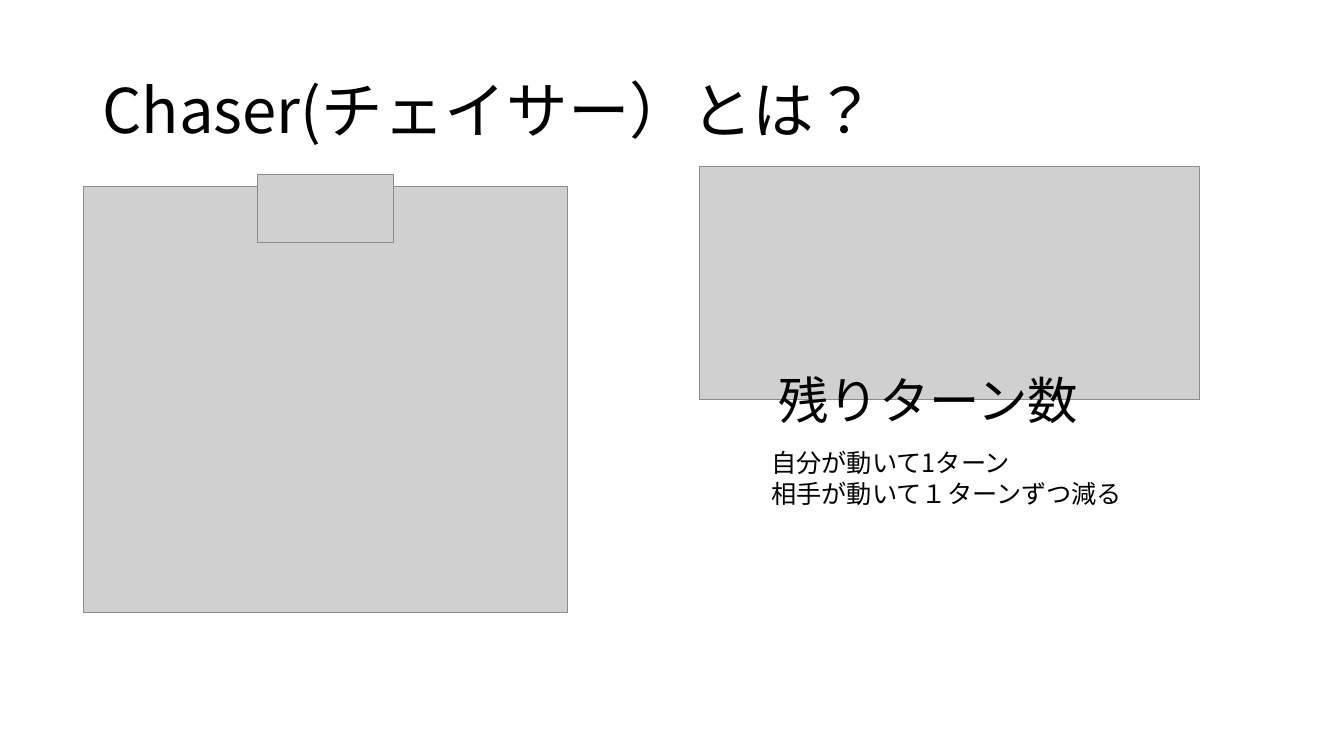
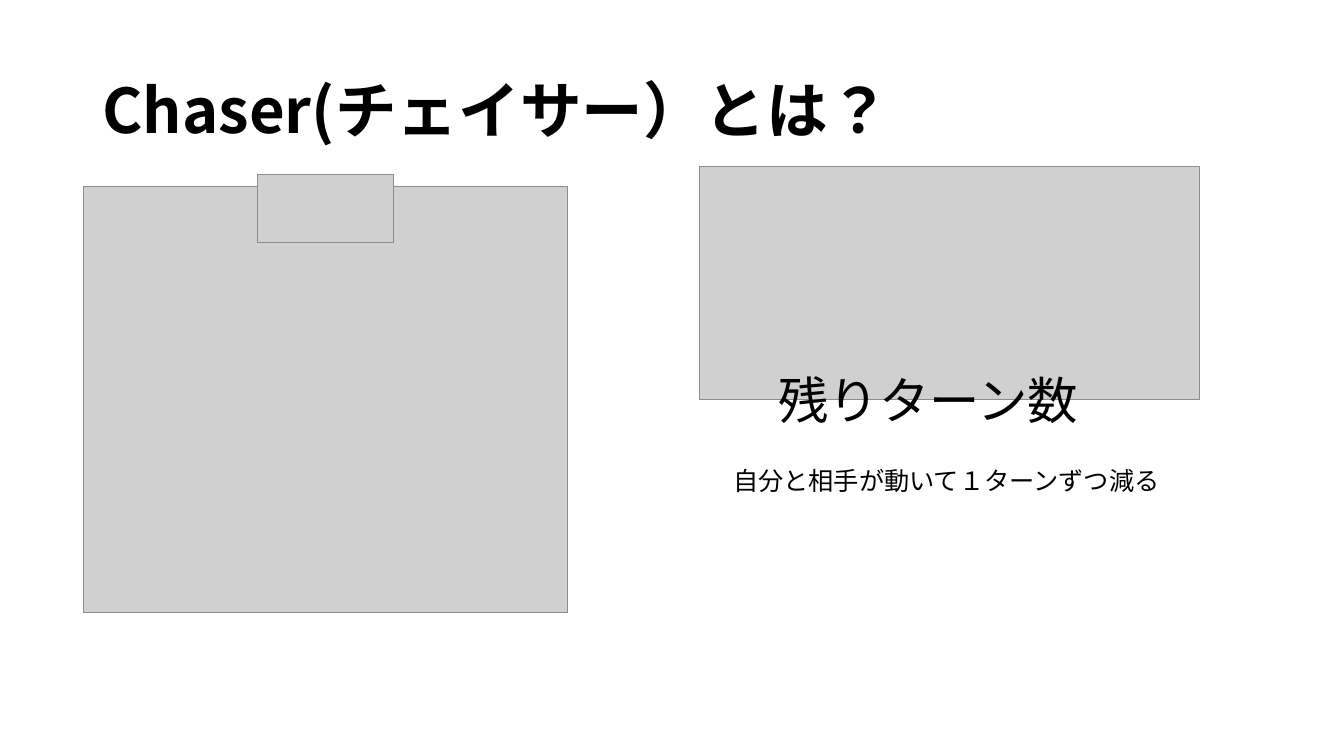
Before and after one commit to noko1024/ChaserDoc, a slide deck: slide 6 of New_U-16.pptx. Drawn at 1344x756 pixels with LibreOffice and Linux fonts; fonts in the diff are those of the drawing; grey boxes stand for pictures. Boxes give left, top, right and bottom in pixels: in the first picture for what was removed or moved away, otherwise in the second. Text is boxed around its words. In the diff, an @@ line names an element or a change of style, - is before the commit and + after.

Commit message:
内容を追加しました
対戦形式についての項目を追加
一部語句を修正

```diff
--- a/New_U-16.pptx
+++ b/New_U-16.pptx
@@ text "Chaser(チェイサー）とは？" at bbox=[102, 80, 889, 146]: bold on @@
@@ text at bbox=[733, 468, 1159, 492]: text changed @@
-自分が動いて1ターン
-相手が動いて１ターンずつ減る
+自分と相手が動いて１ターンずつ減る
```
Also in this commit, not shown: 12 other slides changed, 6 slides added.
